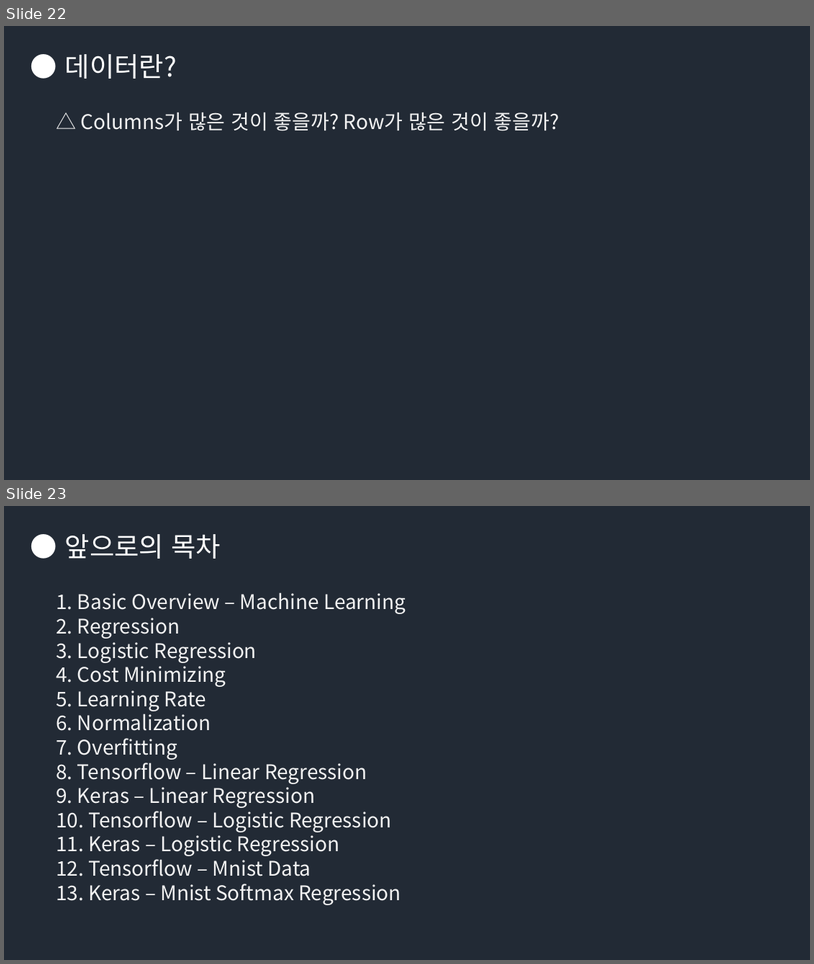
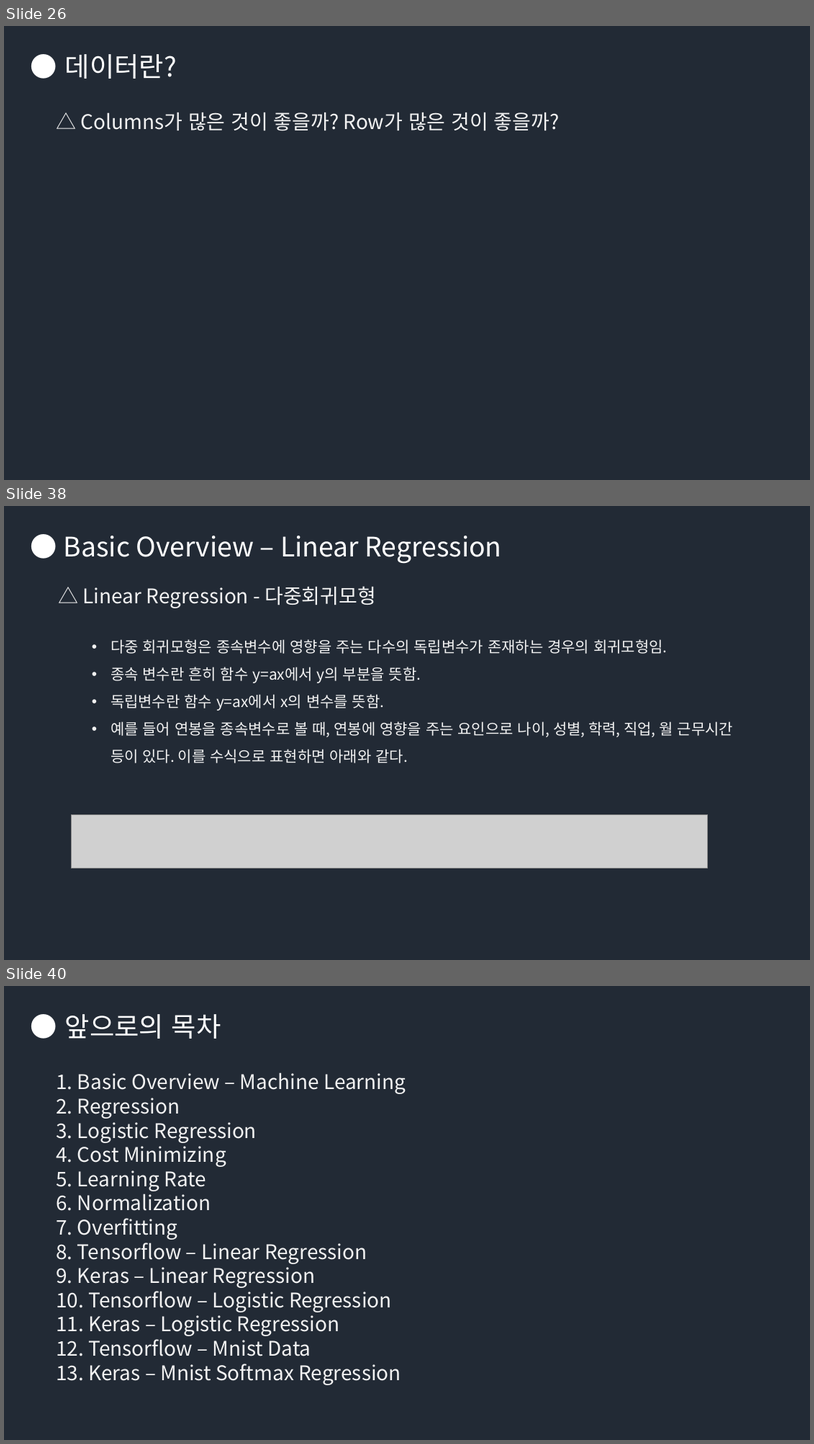
Before and after one commit to Groot-Space/Groot-space.github.io, a slide deck: assets/images/AI/데이터분석, 머신러닝, 딥러닝, AI.pptx. Shown one above the other, each under a label of ours: slides 22 and 23 before the commit, slides 26, 38 and 40 after it; the slides between them are not shown. The pictures are 814x964 and 814x1444 pixels, drawn with LibreOffice and Linux fonts; fonts in the diff are those of the drawing; grey boxes stand for pictures. Boxes give left, top, right and bottom in pixels: in the first picture for what was removed or moved away, otherwise in the second. Text is boxed around its words. In the diff, an @@ line names an element or a change of style, - is before the commit and + after.

```diff
--- a/assets/images/AI/데이터분석, 머신러닝, 딥러닝, AI.pptx
+++ b/assets/images/AI/데이터분석, 머신러닝, 딥러닝, AI.pptx
@@ slide 38 added at bbox=[4, 506, 810, 960], background #222A35 @@
@@ text added at bbox=[64, 536, 502, 564], 32 pt, text #FFFFFF @@
+● Basic Overview – Linear Regression
@@ text added at bbox=[83, 586, 376, 608], 24 pt, text #F2F2F2 @@
+△ Linear Regression - 다중회귀모형
@@ text added at bbox=[111, 639, 733, 763], 18 pt, text #F2F2F2 @@
+• 다중 회귀모형은 종속변수에 영향을 주는 다수의 독립변수가 존재하는 경우의 회귀모형임.
+• 종속 변수란 흔히 함수 y=ax에서 y의 부분을 뜻함.
+• 독립변수란 함수 y=ax에서 x의 변수를 뜻함.
+• 예를 들어 연봉을 종속변수로 볼 때, 연봉에 영향을 주는 요인으로 나이, 성별, 학력, 직업, 월 근무시간 등이 있다. 이를 수식으로 표현하면 아래와 같다.
@@ picture added at bbox=[72, 815, 709, 867] @@
@@ what was slide 22 is now slide 26 @@
@@ what was slide 23 is now slide 40 @@
```
Also in this commit, not shown: 3 slides changed, 16 other slides added.
